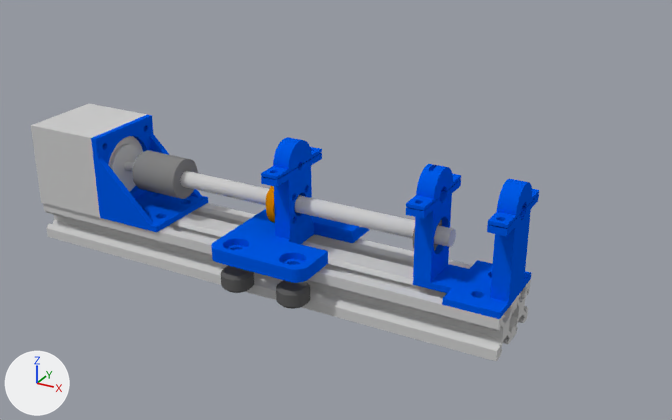
A saved change to the Blender file blender/syringepump.blend.
Both versions are drawn from a 50 mm camera at (2.0, -3.39, 2.12) aimed at (0.14, 0.0, 0.42). Arrows for +X, +Y and +Z are at lower left; the lights stay in place.

Before the edit, the objects in view are built like this:
```python
ob_bodyclamp = bpy.data.objects.new('bodyclamp', me_cube_014)
ob_bodyclamp.location = (0.61, 0.0, 0.6)
ob_bodymount = bpy.data.objects.new('bodymount', me_cube_008)
ob_bodymount.location = (-0.24, 0.0, 0.0)
ob_linearrails = bpy.data.objects.new('linearrails', me_cube_003)
ob_linearrails.location = (0.0, 0.0, 0.0)
ob_stepper = bpy.data.objects.new('stepper', me_cube_002)
ob_stepper.location = (-1.5, 0.0, 0.411)
ob_stepper.rotation_euler = (0.0, 1.571, 0.0)  # degrees (0, 90, 0)
# also in view: 'plungerclamp' at (-0.09, 0.0, 0.66); 'vslotminiwheel' at (-0.09, 0.0, 0.1); 'steppermount' at (-0.92, 0.0, 0.41); 'shaftcoupler' at (-0.84, 0.0, 0.41); 'leadscrew' at (-0.06, 0.0, 0.41)
```
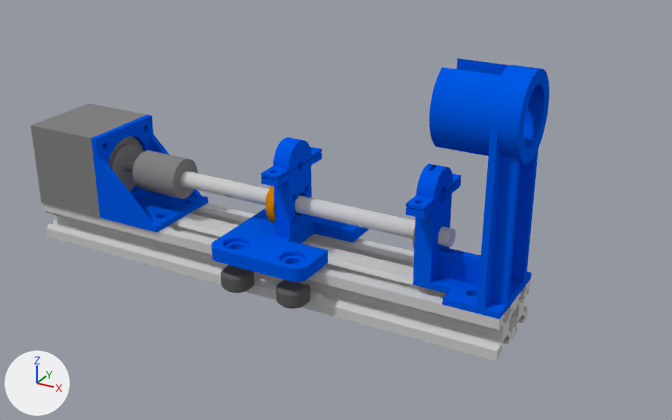
What differs and where, as boxes [x1, y1, x2, y2] in the pictures (672 x 420 px; the box of a moved part takes in the faces that stretch with it):
'bodymount', reshaped, modifiers changed
    before: [406, 179, 539, 319]
    after: [406, 58, 549, 319]
'stepper', recoloured
    both: [31, 104, 147, 218]
part 1 of me_cube_014, deleted (blue)
    before: [488, 179, 539, 228]
part 2 of me_cube_008, moved or reshaped
    before: [442, 194, 539, 319]
    after: [442, 127, 538, 319]

What the commit changed:
me_cube_014 has 276 vertices, 154 faces and spans x -0.04..0.39, y -0.2..0.2, z 0.005..0.12.
me_cube_014 is used by ob_bodyclamp; location (0.61, 0.0, 0.6).
me_cube_014 part 1: the loose piece of 138 vertices spanning x 0.31..0.39, y -0.2..0.2, z 0.005..0.12 is deleted.
me_cube_008 is used by ob_bodymount; location (-0.24, 0.0, 0.0).
me_cube_008 had 54 vertices, 57 faces and spanned x 0.81..1.24, y -0.2..0.2, z 0.2..0.6.
me_cube_008 now has 60 vertices, 58 faces and spans x 0.81..1.24, y -0.2..0.2, z 0.2..1.0.
me_cube_008 part 2: 22 vertices removed from x 1.16..1.24, y -0.2..0.2, z 0.2..0.6; 28 vertices added at x 1.14..1.24, y -0.2..0.2, z 0.23..1.0.
me_cube_002 has 136 vertices, 108 faces and spans x -0.212..0.212, y -0.211..0.211, z 0.0..0.64.
me_cube_002 no longer uses material mat_material_010 (light grey #cecece).
me_cube_002 now uses material mat_material_009 (grey #838383).
Mesh me_cube is new.
It is a box spanning x -0.057..0.213, y 0.047..0.087, z -0.01..0.12.
Mesh me_cylinder_006 is new.
It has 784 vertices, 652 faces and spans x 0.65..1.009, y -0.185..0.185, z 0.815..1.185.
It uses material mat_blue (blue #0059e7).
Object 'bodymount' (ob_bodymount) loses its BOOLEAN modifier named 'Boolean'.
Modifier setting removed (it was object = ob_subtract3).
Modifier setting removed (it was solver = 'FLOAT').
Object 'bodymount' (ob_bodymount) loses its BOOLEAN modifier named 'Boolean.002'.
Modifier setting removed (it was object = ob_subtract5).
Modifier setting removed (it was solver = 'FLOAT').
Object 'bodymount' (ob_bodymount) has a BOOLEAN modifier named 'Boolean.001'.
Modifier setting removed (it was solver = 'FLOAT').
Object 'bodymount' (ob_bodymount) loses its BOOLEAN modifier named 'Boolean.003'.
Modifier setting removed (it was object = ob_holes7).
Object 'bodymount' (ob_bodymount) gains a BOOLEAN modifier named 'Boolean'.
Modifier setting: object = ob_cameramount.
Modifier setting: operation = 'UNION'.
Modifier setting: solver = 'FLOAT'.
Object 'bodymount' (ob_bodymount) gains a BOOLEAN modifier named 'Boolean.002'.
Modifier setting: object = ob_support1.
Modifier setting: operation = 'UNION'.
Modifier setting: solver = 'FLOAT'.
Object 'support1' (ob_support1) is new; it shows me_cube.
Its location is (0.697, -0.0672, 0.23).
Its hide viewport is True.
Object 'cameramount' (ob_cameramount) is new; it shows me_cylinder_006.
Its location is (0.0, 0.0, 0.0).
Its hide viewport is True.
